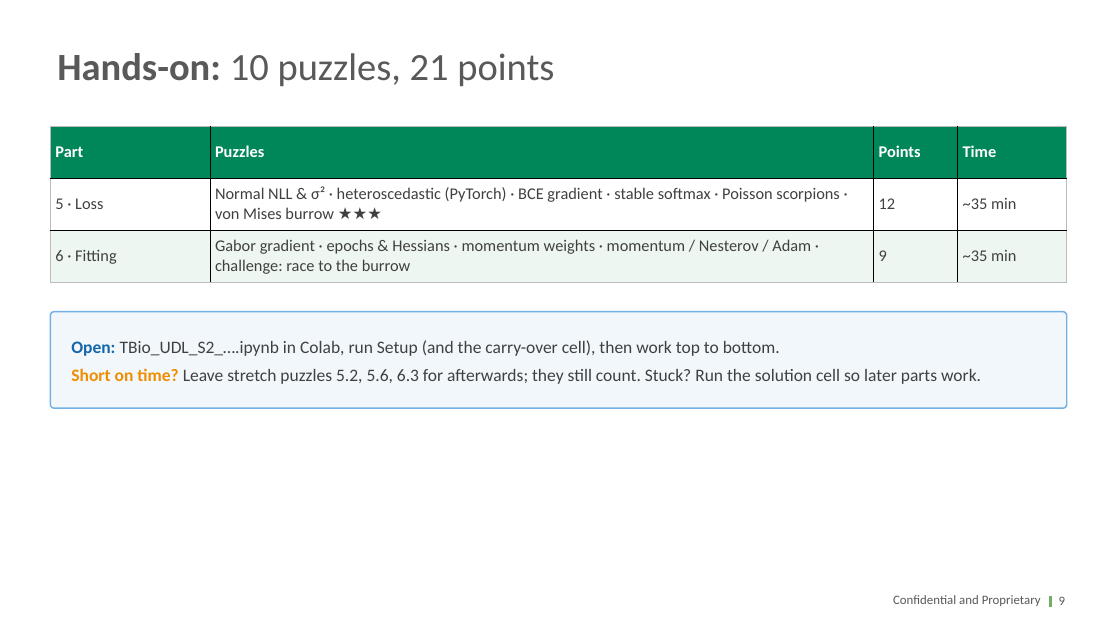
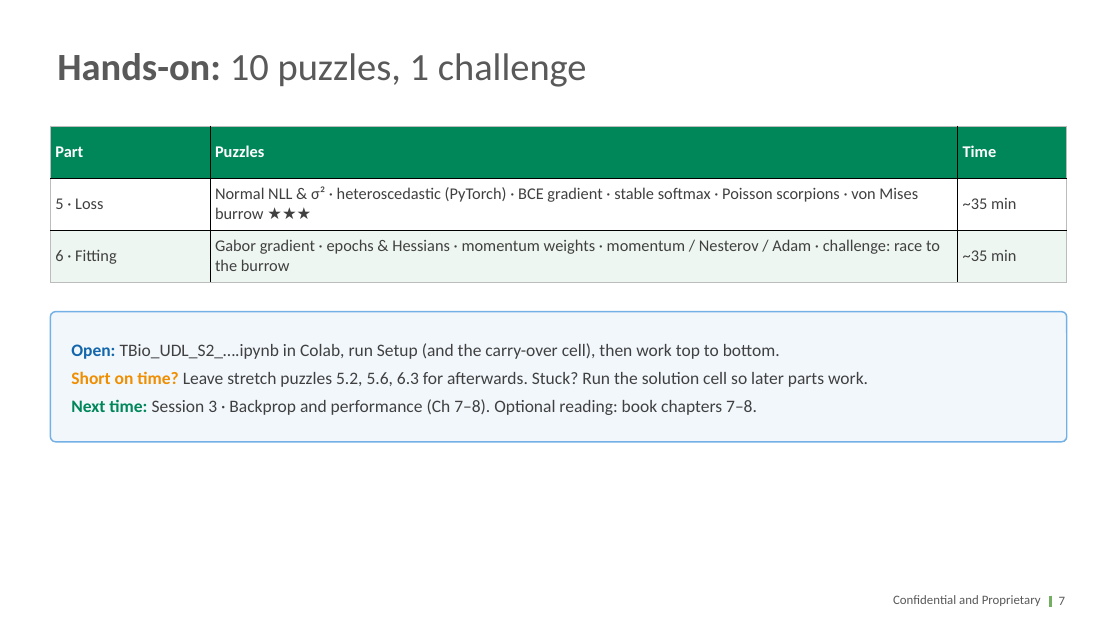
Before and after one commit to transitionbio/udl-ch1-8-tutorial, a slide deck: slide 7 of slides/TBio_UDL_S2_Losses_Training_Ch5-6.pptx (slide 9 before the commit). Drawn at 1120x630 pixels with LibreOffice and Linux fonts; fonts in the diff are those of the drawing; background and template pictures are left out. Boxes give left, top, right and bottom in pixels: in the first picture for what was removed or moved away, otherwise in the second. Text is boxed around its words. In the diff, an @@ line names an element or a change of style, - is before the commit and + after.

```diff
--- a/slides/TBio_UDL_S2_Losses_Training_Ch5-6.pptx
+++ b/slides/TBio_UDL_S2_Losses_Training_Ch5-6.pptx
@@ title at (x1=57, y1=53, x2=587, y2=87): text changed @@
-Hands-on: 10 puzzles, 21 points
+Hands-on: 10 puzzles, 1 challenge
@@ table at (x1=50, y1=126, x2=1067, y2=282) @@
-column 3: Points | 12 | 9
@@ rounded rectangle resized from (x1=50, y1=312, x2=1067, y2=408) to (x1=50, y1=312, x2=1067, y2=442) @@
@@ text at (x1=71, y1=371, x2=868, y2=415): text changed @@
-Short on time? Leave stretch puzzles 5.2, 5.6, 6.3 for afterwards; they still count. Stuck? Run the solution cell so later parts work.
+Short on time? Leave stretch puzzles 5.2, 5.6, 6.3 for afterwards. Stuck? Run the solution cell so later parts work.
+Next time: Session 3 · Backprop and performance (Ch 7–8). Optional reading: book chapters 7–8.
@@ page number at (x1=1059, y1=597, x2=1065, y2=605): text changed @@
-9
+7
```
Also in this commit, not shown: 3 slides removed, 9 other files.
